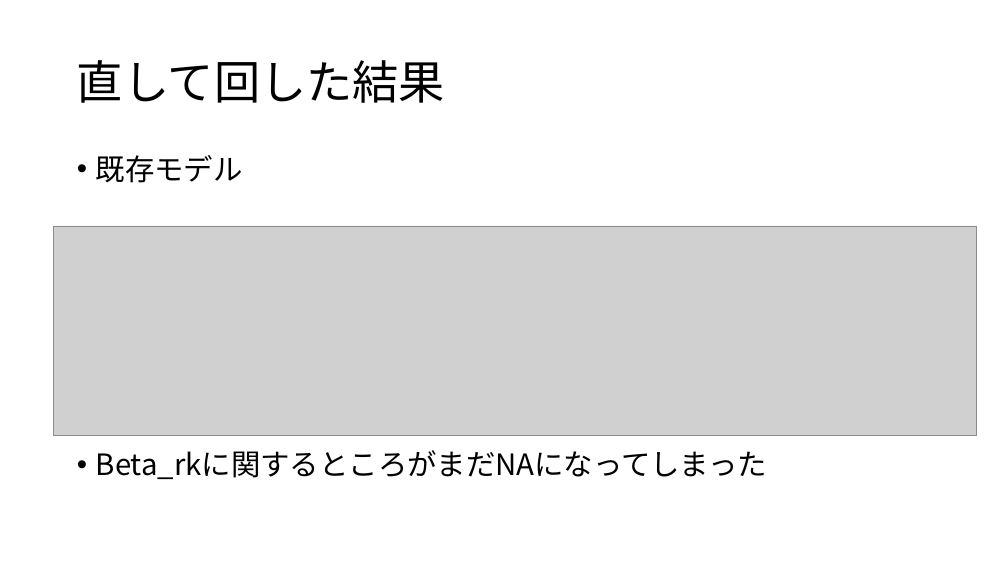
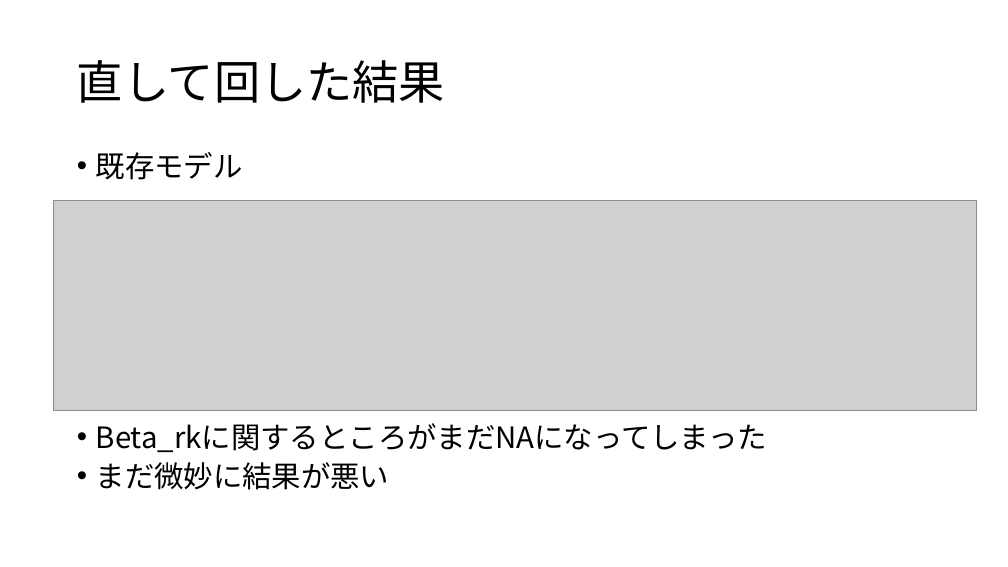
Before and after one commit to Mayu925/lab, a slide deck: slide 3 of ゼミ/ゼミ0816.pptx. Drawn at 1008x567 pixels with LibreOffice and Linux fonts; fonts in the diff are those of the drawing; grey boxes stand for pictures. Boxes give left, top, right and bottom in pixels: in the first picture for what was removed or moved away, otherwise in the second. Text is boxed around its words. In the diff, an @@ line names an element or a change of style, - is before the commit and + after.

```diff
--- a/ゼミ/ゼミ0816.pptx
+++ b/ゼミ/ゼミ0816.pptx
@@ text at bbox=[96, 152, 767, 452]: line spacing 0.9 to 0.8 @@
@@ picture: place and size @@
-picture at bbox=[53, 226, 976, 436]
+picture at bbox=[53, 200, 976, 410]
@@ text at bbox=[96, 462, 390, 490]: paragraph added @@
+• まだ微妙に結果が悪い
```
Also in this commit, not shown: 1 other slide changed, 3 other files.
